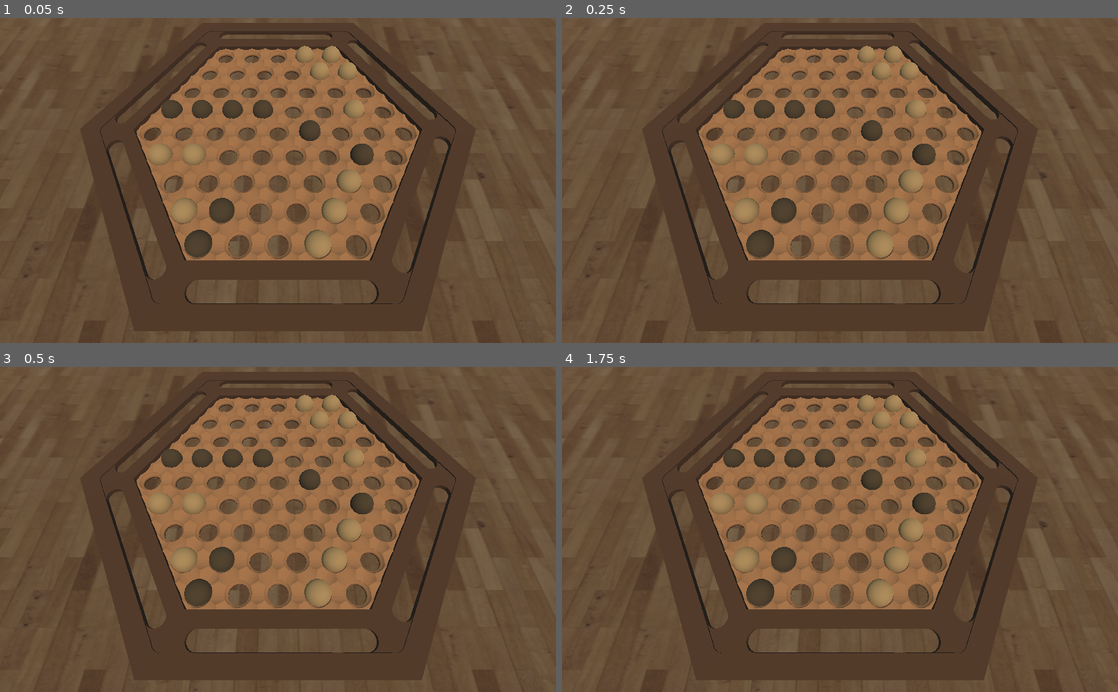
Above: before the commit, frames 1-4 (two rows, left to right).
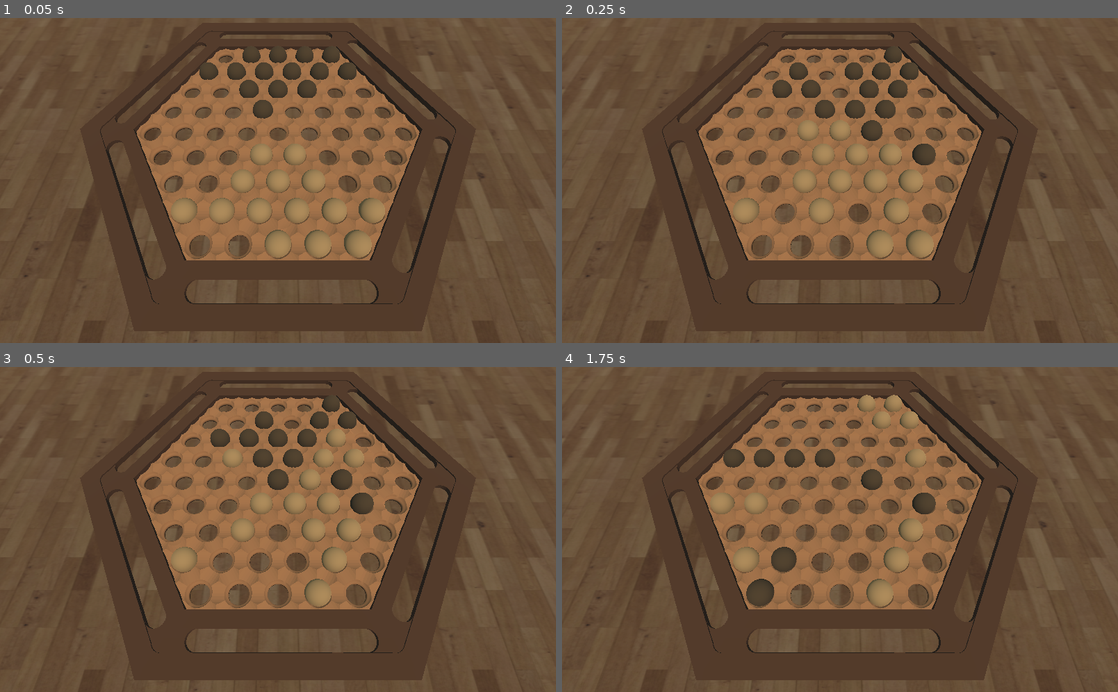
Above: after the commit, the same moments.

Repository: mmrahneshin/AI-Abalone
Game: Godot game, scene res://Scenes/Game.tscn
The game is run twice, just before and just after one commit, with the same random seed, the same clock (stepped at 60 frames per second) and the same inputs.
Inputs:
- Up to frame 1 (0.05 s): no input
- Up to frame 2 (0.25 s): no input
- Up to frame 3 (0.5 s): no input
- Up to frame 4 (1.75 s): tap Enter at 1.25 s

The runs differ from the first frame. In frame 1, 5.8% of the frame differs, in the area x 26-70%, y 8-74%; in frame 2, 4.8%; in frame 3, 4.2%; in frame 4, nothing differs.

Commit message:
alpha beta search and add good hurestic in eval without good weight because need transposition

Diff:
--- a/Scripts/Visualizer.gd
+++ b/Scripts/Visualizer.gd
@@ -4,38 +4,51 @@
 onready var pieces = get_node(pieces_path)
 var white_piece = preload("res://Scenes/White Piece.tscn")
 var black_piece = preload("res://Scenes/Black Piece.tscn")
+
 var circle1 = [21,22,31,39,38,29]
 var circle2 = [13,14,15,23,32,40,47,46,45,37,28,20]
 var circle3 = [6,7,8,9,16,24,33,41,48,54,53,52,51,44,36,27,19,12]
 var circle4 = [0,1,2,3,4,10,17,25,34,42,49,55,60,59,58,57,56,50,43,35,26,18,11,5]
-var weight = [100,50,5,10000]
+var weight = [-110,100,5,1000]
+var state
+var turn
+#var transposition = []
 
 func _ready():
 	draw_complete_board(BoardManager.current_board)
 	var first_board = BoardManager.current_board
-	var state = State.new(first_board, 0,0)
-
-	var turn = 2
-	for i in range(0, 51):
-		state = minimax_depth_limit(state, 2, turn)
-		turn = 3 - turn
+	state = State.new(first_board, 0,0)
+	turn = 2
+
+func _process(delta):
+
+#	transposition.append(state.board)
+
+#	minimax function -------------------------
+	state = minimax_depth_limit(state, 2, turn)
+#	minimax function -------------------------
+
+#	alpha beta function------------------------
+#	state = alpha_beta_search(state, 2, turn)
+#	alpha beta function------------------------
 
 	update_board(state.board)
-
-func utility(piece, board):
+	turn = 3 - turn
+
+func eval(piece, board):
 	var result = 0
 	var marbles = get_marbles(piece, board)
 	var marbles_opp = get_marbles(3 - piece, board)
 
-	result += weight[0] * len(marbles)
+	result += weight[0] * kill(marbles)
 	result += weight[1] * enemy_center_distance(marbles_opp)
 	result += weight[2] * center_distance(marbles)
-	result += weight[3] * kill_enemy(marbles_opp)
+	result += weight[3] * kill(marbles_opp)
 
 	return result
 
-func kill_enemy(marbles_opp):
-	return 14 - len(marbles_opp)
+func kill(marbles):
+	return 14 - len(marbles)
 
 func enemy_center_distance(marbles_opp):
 	var result = 0
@@ -73,6 +86,14 @@
 		if board[index] == piece:
 			indexes.append(index)
 	return indexes
+#
+#func filter(moves):
+#	var filtered = []
+#	for move in moves:
+#		if transposition.has(move.board):
+#			continue
+#		filtered.append(move)
+#	return filtered
 
 func minimax_depth_limit(state, depth, number):
 	var next_state
@@ -85,31 +106,72 @@
 		return state
 
 	var max_value = -99999999999
-	var legal_move
-	legal_move = Successor.calculate_successor(state,number)
-	for move in legal_move:
+	var legal_moves
+	legal_moves = Successor.calculate_successor(state,number)
+#	var legal_move_filtered = filter(legal_moves)
+	for move in legal_moves:
 		var min_state = min_func(move, depth-1, number)
-		var diff = utility(number, min_state.board)
+		var diff = eval(number, min_state.board)
 		if  diff > max_value:
 			max_value = diff
 			state = move
 	return state
 
-
-
 func min_func(state, depth, number):
 	if state.black_score == 6 or state.white_score == 6 or depth <= 0:
 		return state
 
 	var min_value = 9999999999
-	var legal_move
-	legal_move = Successor.calculate_successor(state, 3 - number)
-	for move in legal_move:
+	var legal_moves
+	legal_moves = Successor.calculate_successor(state, 3 - number)
+#	var legal_move_filtered = filter(legal_moves)
+	for move in legal_moves:
 		var max_state = max_func(move, depth-1, number)
-		var diff = utility(number, max_state.board)
+		var diff = eval(number, max_state.board)
 		if  diff < min_value:
 			min_value = diff
 			state = move
+	return state
+
+func alpha_beta_search(state, depth, number):
+	var next_state
+	next_state = max_value(state, depth, number, -99999999999999, 9999999999999)
+	return next_state
+
+func max_value(state, depth, number, alpha, beta):
+	if state.black_score == 6 or state.white_score == 6 or depth <= 0:
+		return state
+
+	var legal_moves
+	legal_moves = Successor.calculate_successor(state,number)
+#	var legal_move_filtered = filter(legal_moves)
+	for move in legal_moves:
+		var min_state = min_value(move, depth-1, number, alpha, beta)
+		var diff = eval(number, min_state.board)
+		if  diff >= beta:
+			state = move
+			return state
+		if diff > alpha:
+			state = move
+			alpha = diff
+	return state
+
+func min_value(state, depth, number, alpha, beta):
+	if state.black_score == 6 or state.white_score == 6 or depth <= 0:
+		return state
+
+	var legal_moves
+	legal_moves = Successor.calculate_successor(state,number)
+#	var legal_move_filtered = filter(legal_moves)
+	for move in legal_moves:
+		var max_state = max_value(move, depth-1, number, alpha, beta)
+		var diff = eval(number, max_state.board)
+		if  diff <= alpha:
+			state = move
+			return state
+		if diff < beta:
+			state = move
+			beta = diff
 	return state
 
 func update_board(new_board):
